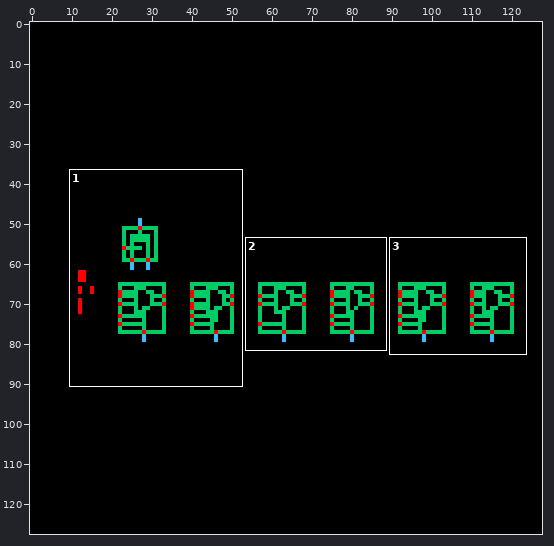
One commit to this sprite sheet: serdes_bm_templates/integrator_ffe1_dfe3_v2/schematic/thumbnail_128x128.png. The picture above shows the old version from afar; the outline marks the close-up.
Close-up. Before:
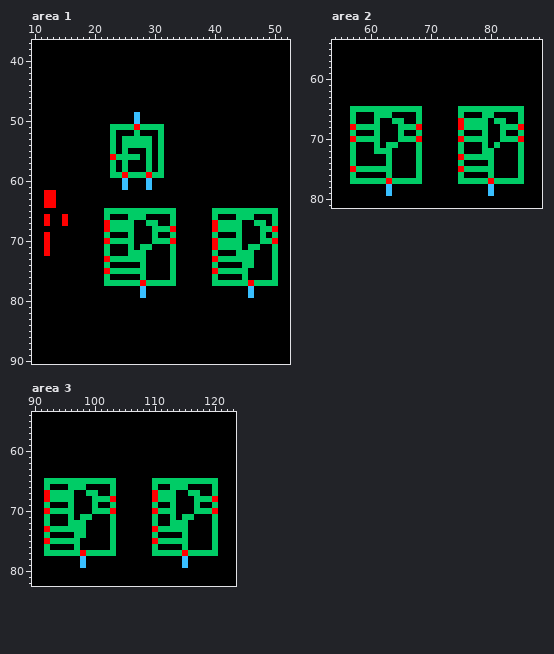
The file is 128x128 pixels. Shown: area 1: x 10..52, y 37..90; area 2: x 54..88, y 54..81; area 3: x 90..123, y 54..82.
After:
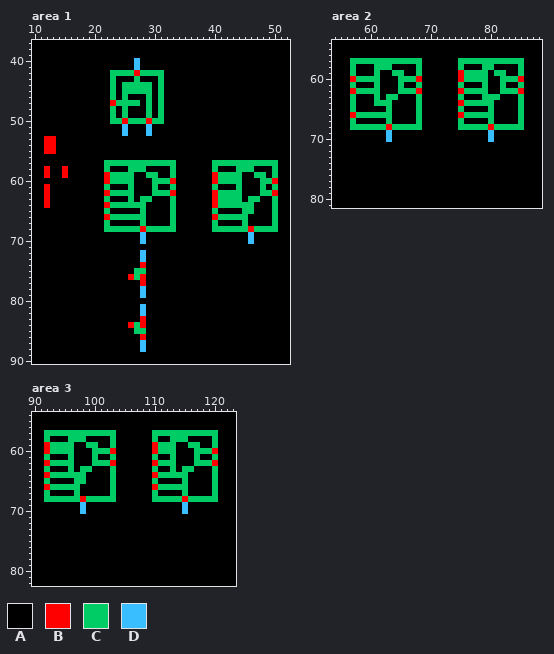
Palette (. is transparent): A #000000  B #ff0000  C #00cc66  D #39bfff
Difference:
Changed rows in their new state; - is an unchanged pixel.
Area 1:
first column x 12:
40 ---------------D-----------------------
41 ---------------D-----------------------
42 -----------CCCCBCCCC-------------------
43 -----------C---C---C-------------------
44 -----------C-CCCCC-C-------------------
45 -----------C-CCCCC-C-------------------
46 -----------C-C---C-C-------------------
47 -----------BCCCC-C-C-------------------
48 -----------C-C---C-C-------------------
49 -----------C-C-A-C-C-------------------
50 -----------CCBCCCBCC-------------------
51 -----------AADAAADAA-------------------
52 -----------A-D-A-D-A-------------------
53 BB---------A-AAAAA-A-------------------
54 BB---------A-AAAAA-A-------------------
55 BB---------A-A---A-A-------------------
56 -----------AAAAA-A-A-------------------
57 ----------C-C-CCC-C-CC------CCCCCCCCCCC
58 B--B------CA-ACCCA-A-C------C---CCC---C
59 B--B------B--C-AAC-A-C------BCCCC--CC-C
60 ----------BCCCC--ACCCB------BCCCC---CCB
61 B---------C--AC--AC--C------C---C---C-C
62 -A--------BCCCC---CCCB------BCCCC---CCB
63 -A--------C---C-CC---C------BCCCC-CC--C
64 -A--------BCCCCCC----C------BCCCCCC---C
65 -----------AAAAA-AAAA--------AAAA--AAA-
66 A--A------BCCC--------------BCCC--A----
67 A--A------CAAAA-CAA---------CAAAAC-AA--
68 ----------C----CBC---C------C----CBC--C
69 A---------A---A-D-A--A------A---A-D-A-A
70 A---------AAAAA-D-AAAA------AAAAA-D-AAA
71 A---------A---A-AA---A------AAAAA-AA--A
72 A---------A---AAD----A------A---AAA---A
73 ----------AAAAAAD----A------AAAAAAA---A
74 ----------A-----B----A------A----AA---A
75 ----------AAAAA------A------AAAAAA----A
76 ----------A---BCB----A------A----A----A
77 ----------AAAAAA-AAAAA------AAAAAAAAAAA
78 ----------------------------------A----
79 ----------------------------------A----
81 ----------------D----------------------
82 ----------------D----------------------
83 ----------------B----------------------
84 --------------BCB----------------------
85 ---------------CC----------------------
86 ----------------B----------------------
87 ----------------D----------------------
88 ----------------D----------------------
Area 2:
first column x 57:
57 CCCCCCCCCCCC------CCCCCCCCCCC
58 C---CCC----C------C---CC----C
59 C---C--CC--C------BCCCC-CC--C
60 BCCCC---CCCB------BCCCC--CCCB
61 C---C---C--C------C---C--C--C
62 BCCCC---CCCB------BCCCC--CCCB
63 C---C-CC---C------C---CCC---C
64 C---CCC----C------BCCCCC----C
65 -AAAAA-AAAA--------AAAA-AAAA-
66 BCCC--------------BCCC-------
67 ----A-CAA---------CAAAACAA---
68 C----CBC---C------C----BC---C
69 A---A-D-A--A------A---AD-A--A
70 AAAAA-D-AAAA------AAAAAD-AAAA
71 A---A-AA---A------A---A-A---A
72 A---AAA----A------A---AA----A
73 A-----A----A------AAAAAA----A
74 A-----A----A------A----A----A
75 AAAAAAA----A------AAAAAA----A
76 A-----A----A------A----A----A
77 AAAAAAAAAAAA------AAAAAAAAAAA
78 ------A----------------A-----
79 ------A----------------A-----
Area 3:
first column x 92:
57 CCCCCCCCCCCC------CCCCCCCCCCC
58 C---CCC----C------C--CCC----C
59 BCCCC--CC--C------BCCC--CC--C
60 BCCCC---CCCB------BCCC---CCCB
61 C---C---C--C------C--C---C--C
62 BCCCC---CCCB------BCCC---CCCB
63 C---C-CC---C------C--C-CC---C
64 BCCCCCC----C------BCCCCC----C
65 -AAAA--AAAA--------AAAA-AAAA-
66 BCCC--A-----------BCC--------
67 CAAAAC-AA---------CAAA-CAA---
68 C----CBC---C------C---CBC---C
69 A---A-D-A--A------A--A-D-A--A
70 AAAAA-D-AAAA------AAAA-D-AAAA
71 A---A-AA---A------A--A-AA---A
72 A---AAA----A------A--AAA----A
73 AAAAAAA----A------AAAAAA----A
74 A----AA----A------A----A----A
75 AAAAAA-----A------AAAAAA----A
76 A----A-----A------A----A----A
77 AAAAAAAAAAAA------AAAAAAAAAAA
78 ------A----------------A-----
79 ------A----------------A-----
Boxes around the changes in both close-ups, in picture pixels (x1, y1, x2, y2):
changed: (104, 58, 176, 352)
changed: (44, 136, 68, 256)
changed: (212, 160, 278, 298)
changed: (350, 58, 422, 196)
changed: (458, 58, 524, 196)
changed: (44, 430, 116, 568)
changed: (152, 430, 218, 568)
